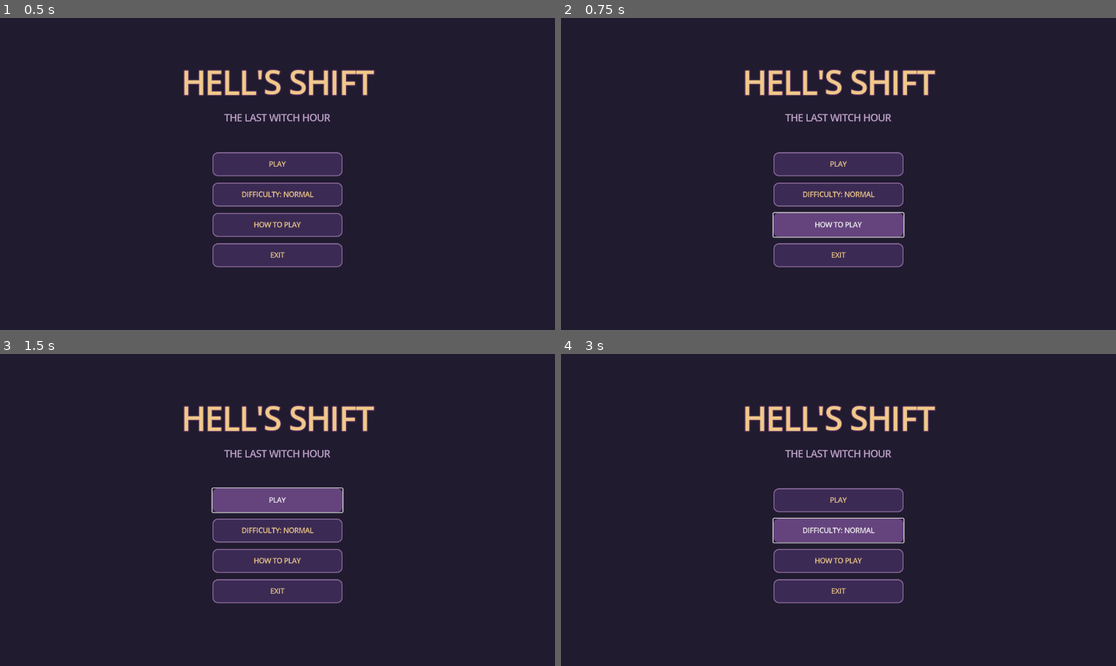
Above: before the commit, frames 1-4 (two rows, left to right).
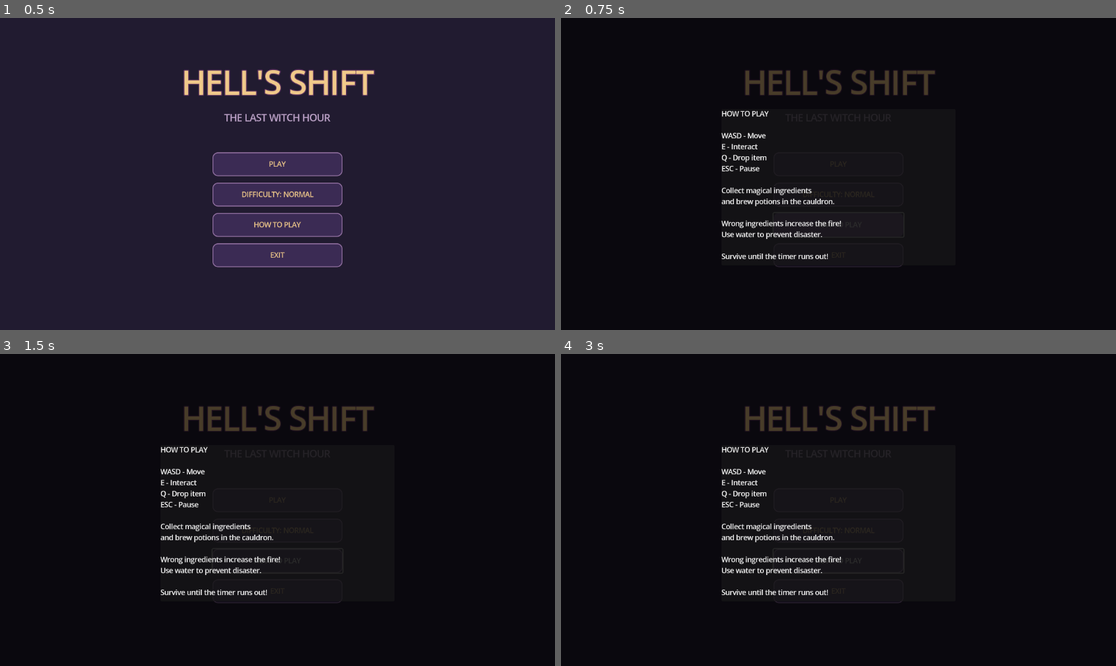
Above: after the commit, the same moments.

Repository: ryadoviy/HellsShift
Game: Godot game, scene res://scenes/ui/main_menu.tscn
Same seed, same stepped clock (60 frames per second), same inputs: the game is played once before the commit and once after it. This scene is started directly instead of the project's main scene.
Inputs:
- Up to frame 1 (0.5 s): no input
- Up to frame 2 (0.75 s): click "HOW TO PLAY" at 0.5 s
- Up to frame 3 (1.5 s): click "PLAY" at 1.25 s
- Up to frame 4 (3 s): click "PLAY" at 2 s; click "DIFFICULTY: NORMAL" at 2.75 s

Frame 1 is identical in both runs. In frame 2, 100% of the frame differs, in the area x 0-100%, y 0-100%; in frame 3, 100%; in frame 4, 100%.

Commit message:
Add interactive How To Play menu

Diff:
--- /dev/null
+++ b/scenes/ui/main_menu.gd
@@ -0,0 +1,77 @@
+
+extends Control
+
+signal play_pressed(difficulty: String)
+signal exit_pressed
+
+@onready var play_button: Button = $MenuButtons/PlayButton
+@onready var difficulty_button: Button = $MenuButtons/DifficultyButton
+@onready var how_button: Button = $MenuButtons/HowToPlayButton
+@onready var exit_button: Button = $MenuButtons/ExitButton
+@onready var instructions: PanelContainer = $HowToPlayPanel
+@onready var dark_overlay: ColorRect = $DarkOverlay
+var difficulties: Array[String] = [
+	"EASY", "NORMAL", "HARD"
+]
+
+var difficulty_index: int = 1
+
+
+func _ready() -> void:
+	play_button.pressed.connect(_on_play_pressed)
+	difficulty_button.pressed.connect(_change_difficulty)
+	how_button.pressed.connect(_toggle_instructions)
+	exit_button.pressed.connect(_on_exit_pressed)
+	dark_overlay.hide()
+	dark_overlay.gui_input.connect(_on_overlay_input)
+
+	instructions.hide()
+	_update_difficulty_text()
+
+
+func _on_play_pressed() -> void:
+	play_pressed.emit(difficulties[difficulty_index])
+
+
+func _change_difficulty() -> void:
+	difficulty_index = (
+		difficulty_index + 1
+	) % difficulties.size()
+
+	_update_difficulty_text()
+
+
+func _update_difficulty_text() -> void:
+	difficulty_button.text = (
+		"DIFFICULTY: " +
+		difficulties[difficulty_index]
+	)
+
+
+func _toggle_instructions() -> void:
+	var is_open = not instructions.visible
+
+	instructions.visible = is_open
+	dark_overlay.visible = is_open
+
+
+
+func _unhandled_key_input(event: InputEvent) -> void:
+	if event is InputEventKey:
+		if event.pressed and not event.echo:
+			if event.keycode == KEY_H:
+				instructions.hide()
+				dark_overlay.hide()
+
+
+func _on_exit_pressed() -> void:
+	exit_pressed.emit()
+
+
+func _on_overlay_input(event: InputEvent) -> void:
+	if event is InputEventMouseButton:
+		if event.button_index == MOUSE_BUTTON_LEFT:
+			if event.pressed:
+				instructions.hide()
+				dark_overlay.hide()
+				dark_overlay.accept_event()
--- a/scenes/ui/main_menu.tscn
+++ b/scenes/ui/main_menu.tscn
@@ -1,4 +1,6 @@
 [gd_scene format=3 uid="uid://cdfx64eo2c0he"]
+
+[ext_resource type="Script" uid="uid://daohyndwwo7o7" path="res://scenes/ui/main_menu.gd" id="1_sl1te"]
 
 [sub_resource type="StyleBoxFlat" id="StyleBoxFlat_xrivr"]
 bg_color = Color(0.23137255, 0.16862746, 0.32941177, 1)
@@ -29,6 +31,7 @@
 [node name="MainMenu" type="Control" unique_id=197330378]
 layout_mode = 3
 anchors_preset = 0
+script = ExtResource("1_sl1te")
 
 [node name="Background" type="ColorRect" parent="." unique_id=1695211202]
 layout_mode = 0
@@ -101,3 +104,41 @@
 theme_override_styles/normal = SubResource("StyleBoxFlat_xrivr")
 theme_override_styles/hover = SubResource("StyleBoxFlat_13qdw")
 text = "EXIT"
+
+[node name="DarkOverlay" type="ColorRect" parent="." unique_id=1908204186]
+visible = false
+layout_mode = 1
+anchors_preset = 15
+anchor_right = 1.0
+anchor_bottom = 1.0
+offset_right = 1280.0
+offset_bottom = 720.0
+grow_horizontal = 2
+grow_vertical = 2
+color = Color(0, 0, 0, 0.7019608)
+
+[node name="HowToPlayPanel" type="PanelContainer" parent="." unique_id=1899760179]
+visible = false
+layout_mode = 0
+offset_left = 370.0
+offset_top = 210.0
+offset_right = 910.0
+offset_bottom = 561.6667
+
+[node name="Instruction" type="Label" parent="HowToPlayPanel" unique_id=298072509]
+layout_mode = 2
+text = "HOW TO PLAY
+
+WASD - Move
+E - Interact
+Q - Drop item
+ESC - Pause
+
+Collect magical ingredients
+and brew potions in the cauldron.
+
+Wrong ingredients increase the fire!
+Use water to prevent disaster.
+
+Survive until the timer runs out!"
+autowrap_mode = 2
Not shown, added: scenes/ui/main_menu.gd.uid
